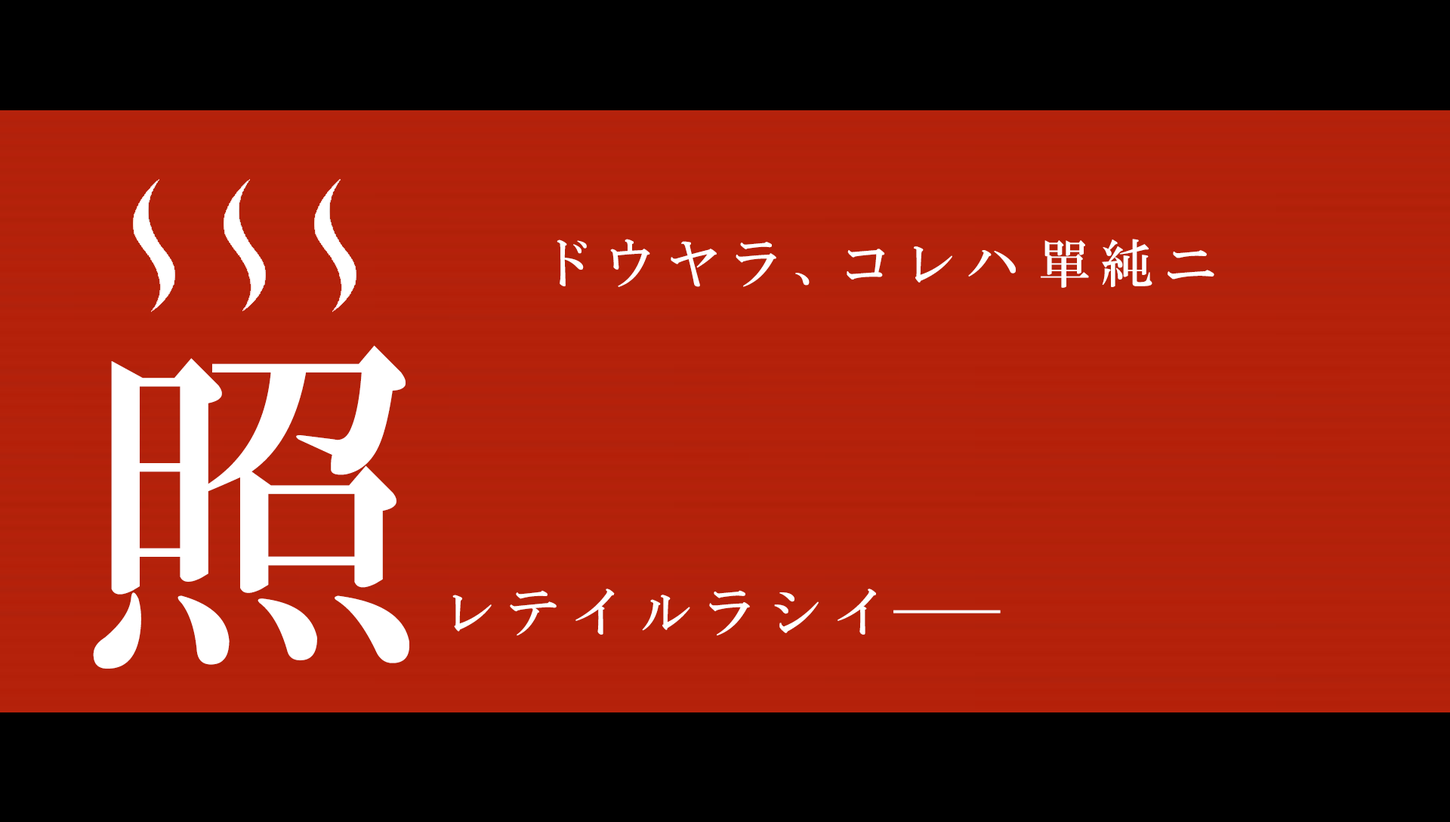
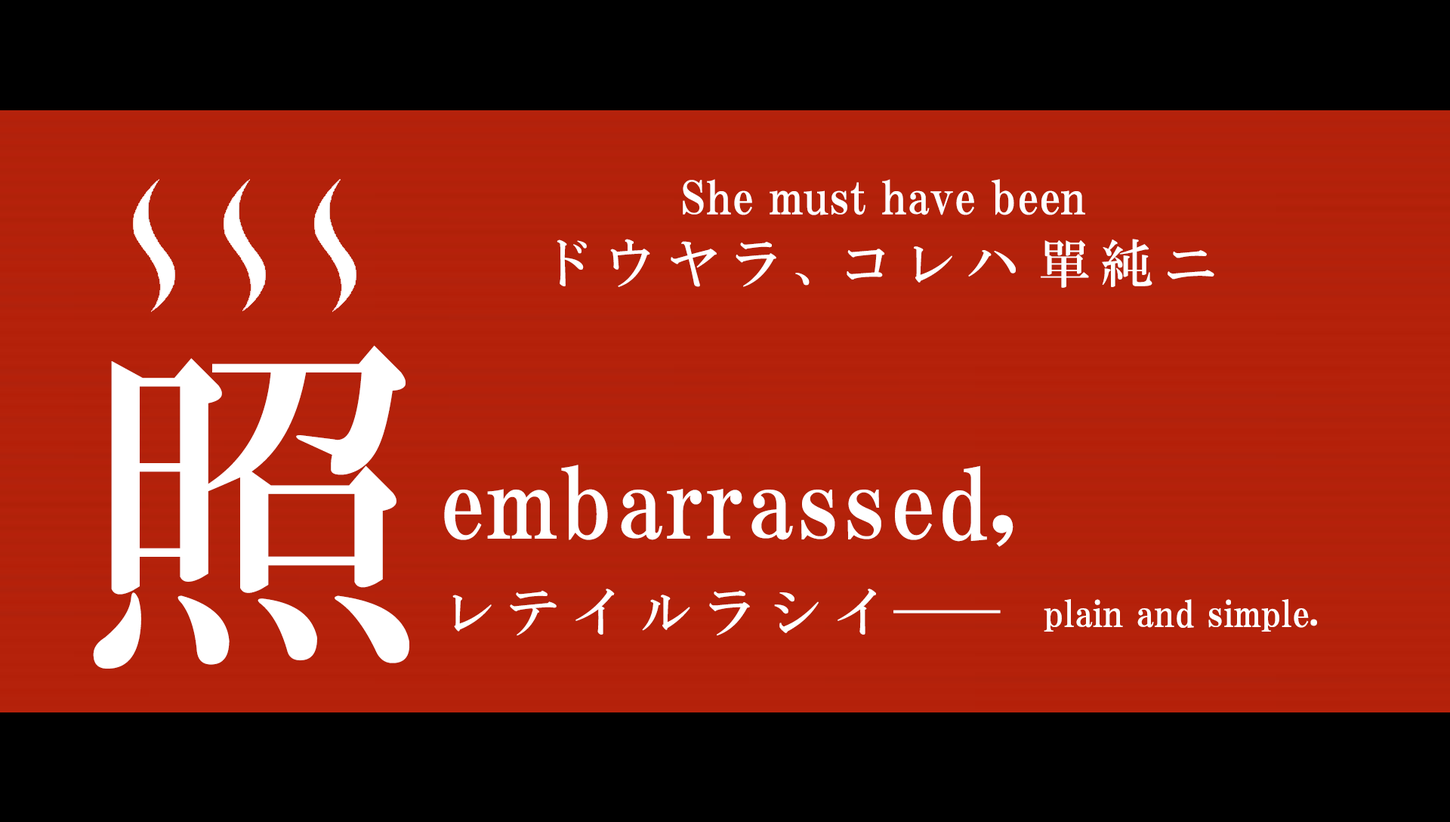
The second 1450 x 822 image is a revision of the first. Changes to its layers:
added layer "plain and simple." above "embarrassed," over [1043, 598, 1318, 632]
added layer "embarrassed," above "She must have been" over [444, 464, 1014, 547]
added layer "She must have been" above "照" over [682, 178, 1086, 216]
